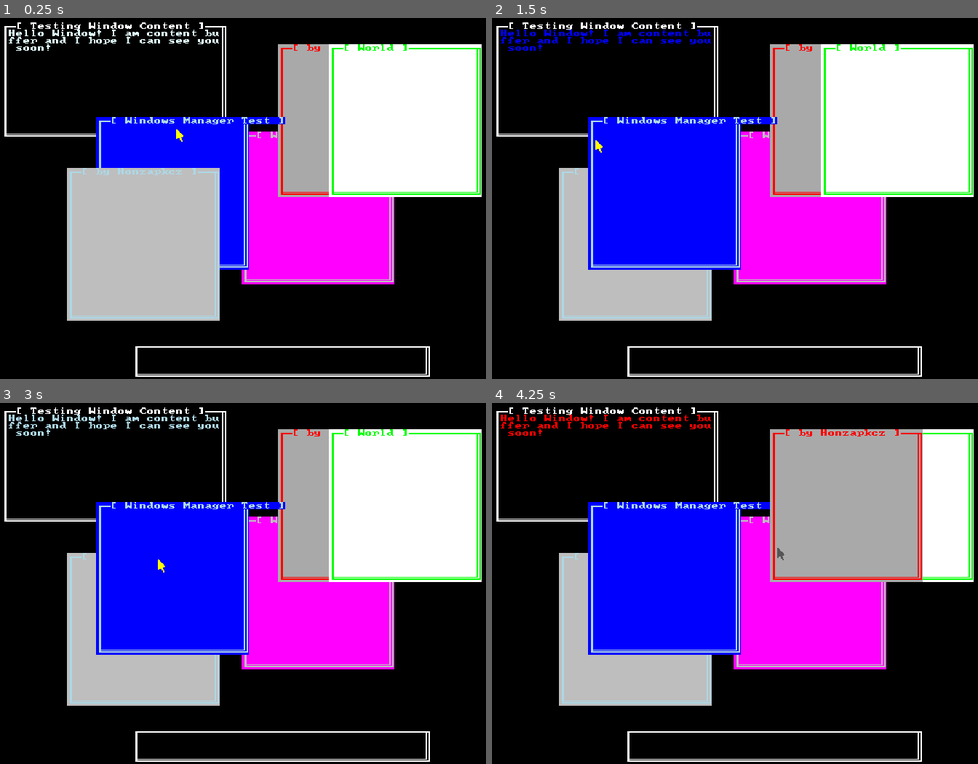
Above: before the commit, frames 1-4 (two rows, left to right).
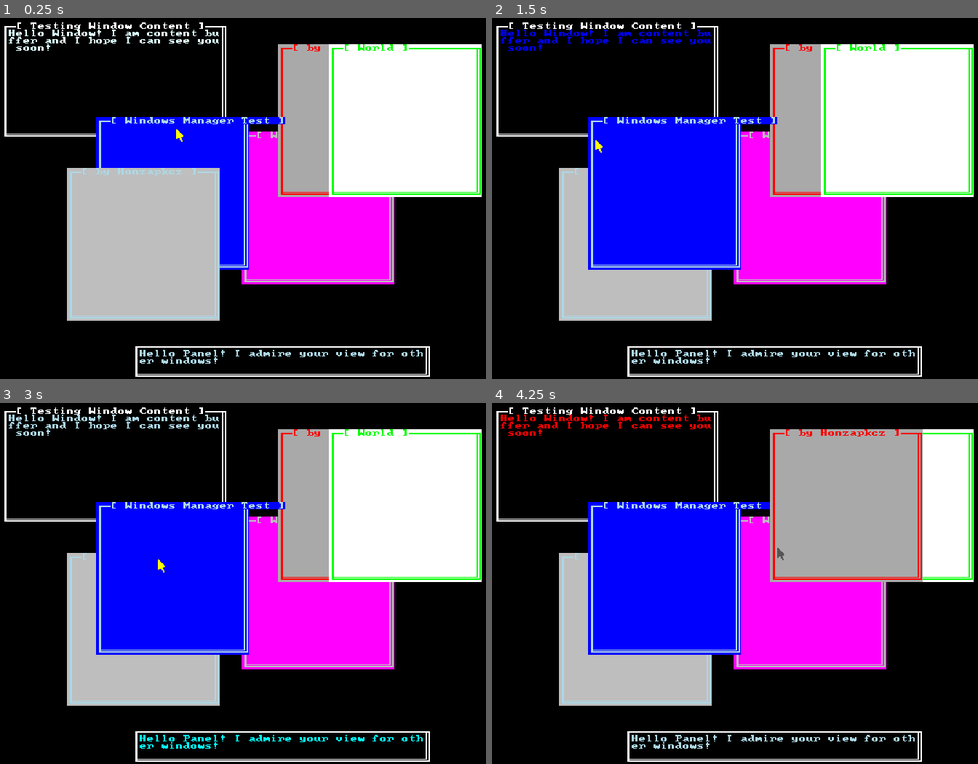
Above: after the commit, the same moments.

Repository: Honzapkcz/godot-de
Game: Godot game, scene res://wm.tscn
The game is run twice, just before and just after one commit, with the same random seed, the same clock (stepped at 60 frames per second) and the same inputs.
Inputs (mouse positions are in pixels of both pictures, inside the frame that each line leads up to):
- Up to frame 1 (0.25 s): no input
- Up to frame 2 (1.5 s): tap Enter at 0.5 s; move the mouse to (905, 180) at 0.52 s; click (905, 180) at 0.67 s; move the mouse to (662, 216) at 1.27 s; click (662, 216) at 1.42 s
- Up to frame 3 (3 s): move the mouse to (345, 500) at 2.02 s; click (345, 500) at 2.17 s; move the mouse to (257, 655) at 2.77 s; click (257, 655) at 2.92 s
- Up to frame 4 (4.25 s): move the mouse to (953, 637) at 3.52 s; click (953, 637) at 3.67 s

The runs differ from the first frame. In frame 1, 0.4% of the frame differs, in the area x 28-87%, y 91-96%; in frame 2, 0.4%; in frame 3, 0.4%; in frame 4, 0.4%.

Commit message:
Utilize content buffer copying.

Diff:
--- a/TextPanel.gd
+++ b/TextPanel.gd
@@ -20,3 +20,6 @@
 	terminal.move(rect.position.x, rect.position.y)
 	terminal.rect(0x00, rect.size.x, rect.size.y)
 	terminal.border(border, rect.size.x, rect.size.y)
+
+	if content:
+		content.copy(terminal, rect.position.x + 1, rect.position.y + 1)
